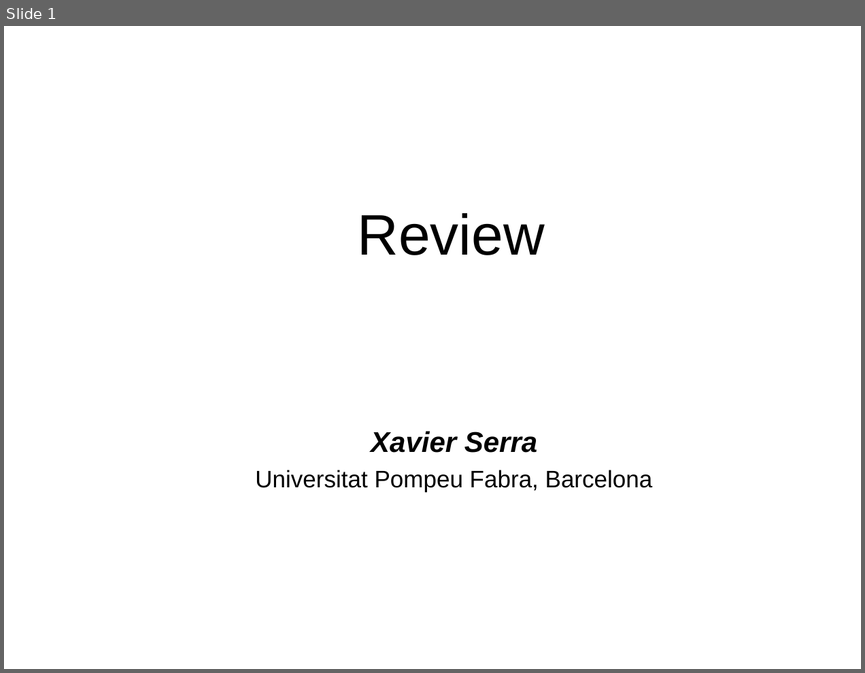
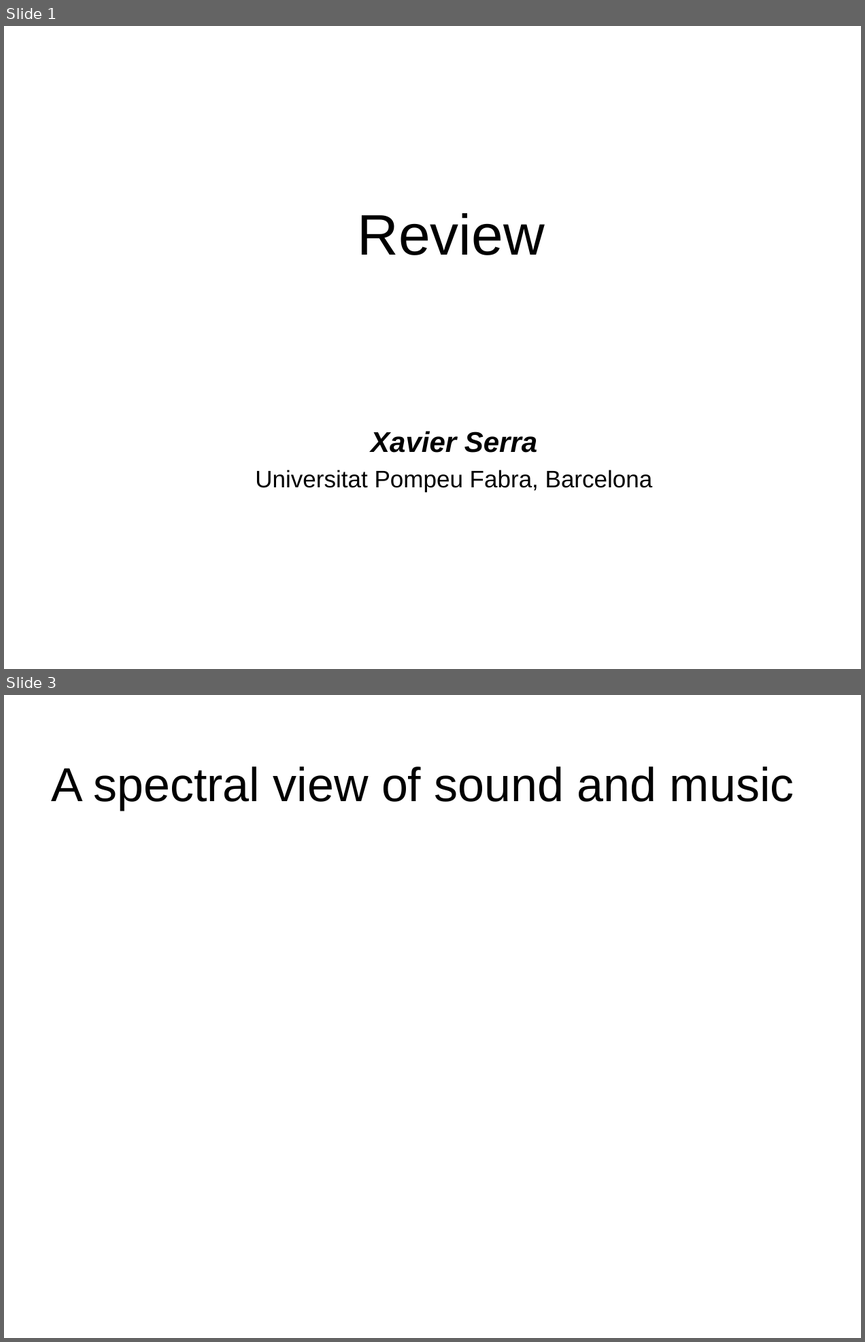
Before and after one commit to MTG/sms-tools, a slide deck: lectures/10-Final-remarks/Review.odp. Shown one above the other, each under a label of ours: slide 1 before the commit, slides 1 and 3 after it; the slides between them are not shown. The pictures are 865x673 and 865x1342 pixels, drawn with LibreOffice and Linux fonts; fonts in the diff are those of the drawing. Boxes give left, top, right and bottom in pixels: in the first picture for what was removed or moved away, otherwise in the second. Text is boxed around its words. In the diff, an @@ line names an element or a change of style, - is before the commit and + after.

```diff
--- a/lectures/10-Final-remarks/Review.odp
+++ b/lectures/10-Final-remarks/Review.odp
@@ slide 3 added at <box>4,695,861,1338</box>, background #FFFFFF @@
@@ title added at <box>51,766,794,810</box>, 40 pt, text #000000 @@
+A spectral view of sound and music
```
Also in this commit, not shown: 1 slide changed, 3 other slides added, 1 slide removed, 8 other files.
